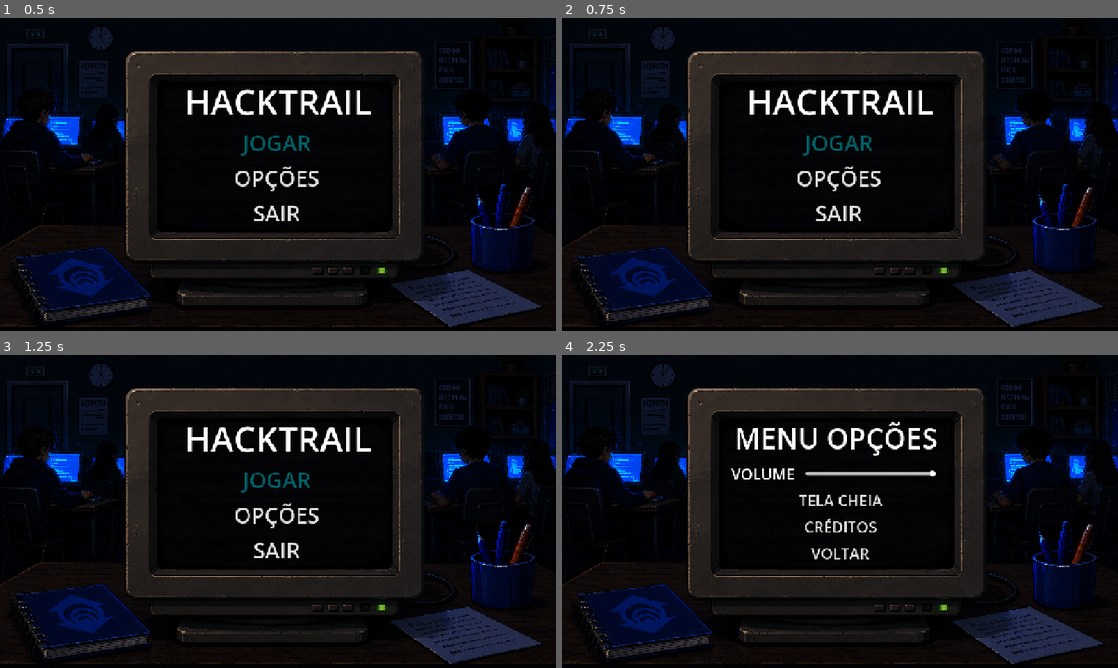
Above: before the commit, frames 1-4 (two rows, left to right).
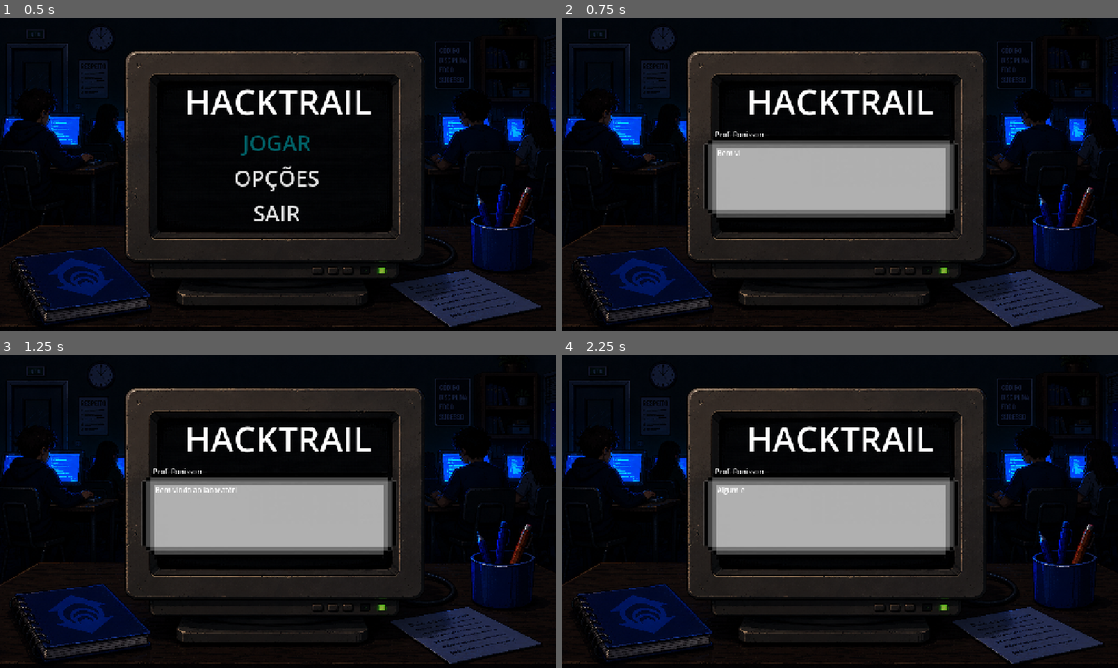
Above: after the commit, the same moments.

Repository: devrodofc/HackTrail2
Game: Godot game, scene res://ui/menus/main/main.tscn
Same seed, same stepped clock (60 frames per second), same inputs: the game is played once before the commit and once after it.
Inputs:
- Up to frame 1 (0.5 s): no input
- Up to frame 2 (0.75 s): click "JOGAR" at 0.5 s
- Up to frame 3 (1.25 s): no input
- Up to frame 4 (2.25 s): click "JOGAR" at 1.25 s; click "OPÇÕES" at 2 s

Frame 1 is identical in both runs. In frame 2, 11% of the frame differs, in the area x 25-72%, y 36-65%; in frame 3, 11%; in frame 4, 13%, in the area x 25-72%, y 21-66%.

Commit message:
adicionado banco de dados dos dialogos e cena global de caixa de dialogo

Diff:
--- a/core/event_bus.gd
+++ b/core/event_bus.gd
@@ -15,3 +15,4 @@
 
 # UI e Diálogos
 signal dialogue_requested(dialogue_id: String)
+signal dialogue_finished
--- a/project.godot
+++ b/project.godot
@@ -18,6 +18,7 @@
 
 EventBus="*uid://bjaxv2enyu3u4"
 GameManager="*uid://dordnst2qk48e"
+DialogueBox="*uid://yl8jukfr2oej"
 
 [display]
 
--- /dev/null
+++ b/systems/dialogue/dialogue_box.gd
@@ -0,0 +1,76 @@
+extends CanvasLayer
+
+@onready var container: Control = $DialogueContainer
+@onready var name_label: Label = $DialogueContainer/PanelContainer/MarginContainer/VBoxContainer/Control/NameLabel
+@onready var text_label: RichTextLabel = $DialogueContainer/PanelContainer/MarginContainer/VBoxContainer/Control/TextLabel
+
+var current_dialogue_lines: Array = []
+var current_line_index: int = 0
+var is_typing: bool = false
+var tween: Tween
+
+func _ready() -> void:
+	# Começa invisível/escondido
+	container.hide()
+
+	# Conecta ao EventBus global
+	EventBus.dialogue_requested.connect(_on_dialogue_requested)
+
+func _input(event: InputEvent) -> void:
+	# Se a caixa de diálogo não estiver na tela, ignoramos qualquer botão apertado
+	if not container.visible:
+		return
+
+	# Verifica se foi um clique com o botão ESQUERDO do mouse
+	var is_mouse_click = event is InputEventMouseButton and event.button_index == MOUSE_BUTTON_LEFT and event.pressed
+	# Verifica se foi a tecla de confirmar (Enter, Espaço ou botão A do controle)
+	var is_action_accept = event.is_action_pressed("ui_accept")
+
+	# Se for um clique ou um Enter/Espaço, avançamos o texto
+	if is_mouse_click or is_action_accept:
+		if is_typing:
+			# Se ainda está digitando, pula a animação direto para o texto completo
+			complete_typing()
+		else:
+			# Se já terminou de digitar, avança para a próxima linha
+			advance_dialogue()
+
+func _on_dialogue_requested(dialogue_id: String) -> void:
+	current_dialogue_lines = DialogueDB.get_dialogue(dialogue_id)
+	if current_dialogue_lines.size() > 0:
+		current_line_index = 0
+		container.show()
+		display_current_line()
+
+func display_current_line() -> void:
+	var line_data = current_dialogue_lines[current_line_index]
+	name_label.text = line_data["name"]
+	text_label.text = line_data["text"]
+
+	# Efeito Máquina de Escrever usando Tween
+	text_label.visible_characters = 0
+	is_typing = true
+
+	if tween:
+		tween.kill() # Garante que nenhuma animação antiga interfira
+
+	tween = create_tween()
+	# Calcula a duração com base no tamanho do texto (0.03 segundos por caractere)
+	var duration = text_label.text.length() * 0.03
+	tween.tween_property(text_label, "visible_characters", text_label.text.length(), duration)
+	tween.finished.connect(func(): is_typing = false)
+
+func complete_typing() -> void:
+	if tween:
+		tween.kill()
+	text_label.visible_characters = text_label.text.length()
+	is_typing = false
+
+func advance_dialogue() -> void:
+	current_line_index += 1
+	if current_line_index < current_dialogue_lines.size():
+		display_current_line()
+	else:
+		# Acabaram as linhas do ID solicitado
+		container.hide()
+		EventBus.dialogue_finished.emit()
--- /dev/null
+++ b/systems/dialogue/dialogue_box.tscn
@@ -0,0 +1,64 @@
+[gd_scene format=3 uid="uid://yl8jukfr2oej"]
+
+[ext_resource type="Script" uid="uid://c8w0tvov85glb" path="res://systems/dialogue/dialogue_box.gd" id="1_ov5i8"]
+[ext_resource type="Texture2D" uid="uid://jrnwpdgphaed" path="res://assets/sprites/props/dialogue_box1.png" id="2_ad45e"]
+
+[sub_resource type="StyleBoxTexture" id="StyleBoxTexture_nplmc"]
+texture = ExtResource("2_ad45e")
+
+[node name="DialogueBox" type="CanvasLayer" unique_id=967787175]
+script = ExtResource("1_ov5i8")
+
+[node name="DialogueContainer" type="Control" parent="." unique_id=271594921]
+custom_minimum_size = Vector2(0, 250)
+layout_mode = 3
+anchors_preset = 7
+anchor_left = 0.5
+anchor_top = 1.0
+anchor_right = 0.5
+anchor_bottom = 1.0
+offset_left = -20.0
+offset_top = -40.0
+offset_right = 20.0
+grow_horizontal = 2
+grow_vertical = 0
+
+[node name="PanelContainer" type="PanelContainer" parent="DialogueContainer" unique_id=853364581]
+layout_mode = 0
+offset_left = -297.0
+offset_top = -393.0
+offset_right = 294.0
+offset_bottom = 192.0
+theme_override_styles/panel = SubResource("StyleBoxTexture_nplmc")
+metadata/_edit_lock_ = true
+
+[node name="MarginContainer" type="MarginContainer" parent="DialogueContainer/PanelContainer" unique_id=203883306]
+layout_mode = 2
+theme_override_constants/margin_left = 20
+theme_override_constants/margin_top = 20
+theme_override_constants/margin_right = 20
+theme_override_constants/margin_bottom = 20
+
+[node name="VBoxContainer" type="VBoxContainer" parent="DialogueContainer/PanelContainer/MarginContainer" unique_id=636882679]
+layout_mode = 2
+
+[node name="Control" type="Control" parent="DialogueContainer/PanelContainer/MarginContainer/VBoxContainer" unique_id=1766591125]
+layout_mode = 2
+
+[node name="NameLabel" type="Label" parent="DialogueContainer/PanelContainer/MarginContainer/VBoxContainer/Control" unique_id=1786973687]
+layout_mode = 0
+offset_left = 9.0
+offset_top = 159.0
+offset_right = 560.0
+offset_bottom = 182.0
+size_flags_vertical = 8
+
+[node name="TextLabel" type="RichTextLabel" parent="DialogueContainer/PanelContainer/MarginContainer/VBoxContainer/Control" unique_id=1742127449]
+custom_minimum_size = Vector2(150, 100)
+layout_mode = 0
+offset_left = 14.0
+offset_top = 202.0
+offset_right = 537.0
+offset_bottom = 342.0
+size_flags_vertical = 6
+bbcode_enabled = true
--- /dev/null
+++ b/systems/dialogue/dialogue_db.gd
@@ -0,0 +1,32 @@
+class_name DialogueDB
+extends Node
+
+# Estrutura: "ID_DO_DIALOGO": [ { "name": "Quem fala", "text": "O que fala" }, ... ]
+const DATA: Dictionary = {
+	"intro_tutorial_professor": [
+		{
+			"name": "Prof. Ronisson",
+			"text": "Bem-vindo ao laboratório de programação da Unifor. Hoje o dia será longo..."
+		},
+		{
+			"name": "Prof. Ronisson",
+			"text": "Algum engraçadinho invadiu o sistema ontem. Preciso que você analise o código dos alunos."
+		},
+		{
+			"name": "Prof. Ronisson",
+			"text": "Fique atento a códigos maliciosos ou comportamentos estranhos. Não temos muito tempo!"
+		}
+	],
+	"aluno_suspeito": [
+		{
+			"name": "Lorrân",
+			"text": "Eu? Professor, eu passei a noite inteira atualizando o SSD, juro!"
+		}
+	]
+}
+
+static func get_dialogue(id: String) -> Array:
+	if DATA.has(id):
+		return DATA[id]
+	push_error("Diálogo não encontrado no banco de dados: " + id)
+	return []
--- a/ui/menus/main/main.gd
+++ b/ui/menus/main/main.gd
@@ -14,12 +14,9 @@
 	quit_button.pressed.connect(_on_quit_button_pressed)
 
 func _on_play_button_pressed() -> void:
-	print("Iniciando Hacktrail...")
-	# Aqui dizemos ao GameManager que o jogo vai começar!
-	GameManager.start_game()
-
-	# Futuramente: carregar a cena do primeiro dia ou da introdução
-	# get_tree().change_scene_to_file("res://gameplay/interrogation/intro.tscn")
+	# Instancie ou certifique-se que a DialogueBox está ativa na cena para ouvir o sinal
+	EventBus.dialogue_requested.emit("intro_tutorial_professor")
+	print("oioi")
 
 func _on_options_button_pressed() -> void:
 	get_tree().change_scene_to_file("res://ui/menus/options/options.tscn")
Binary file added: assets/sprites/props/dialogue_box1.png
Not shown, added: assets/sprites/props/dialogue_box1.png.import
Not shown, added: systems/dialogue/dialogue_box.gd.uid
Not shown, added: systems/dialogue/dialogue_db.gd.uid
